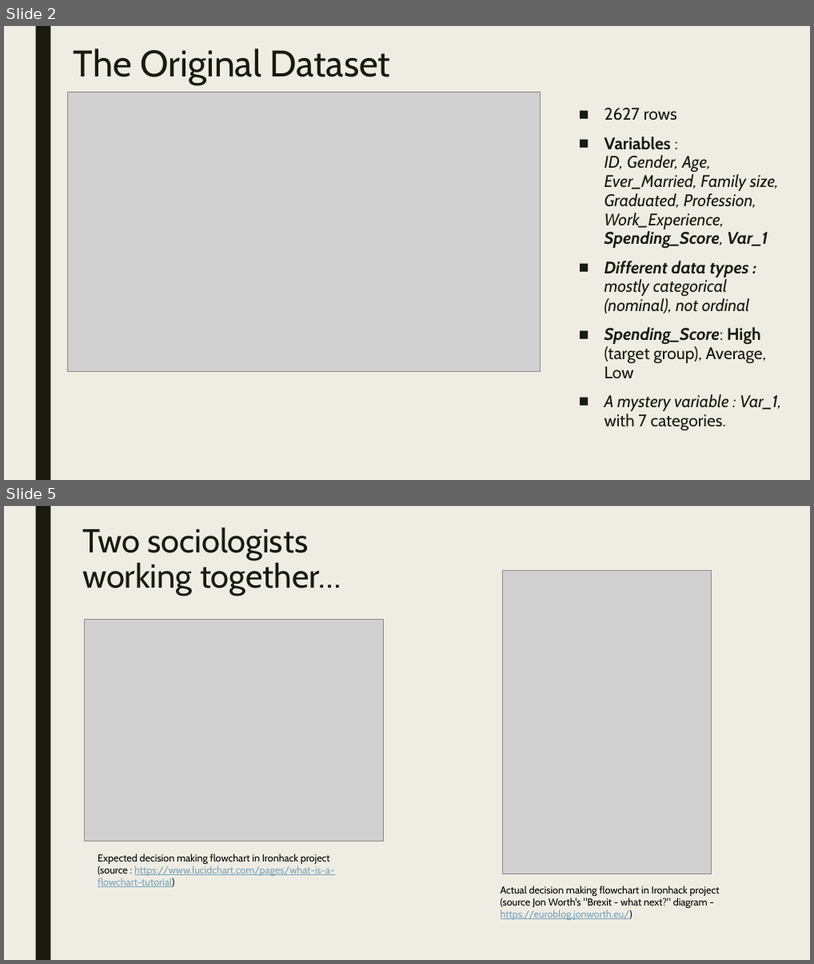
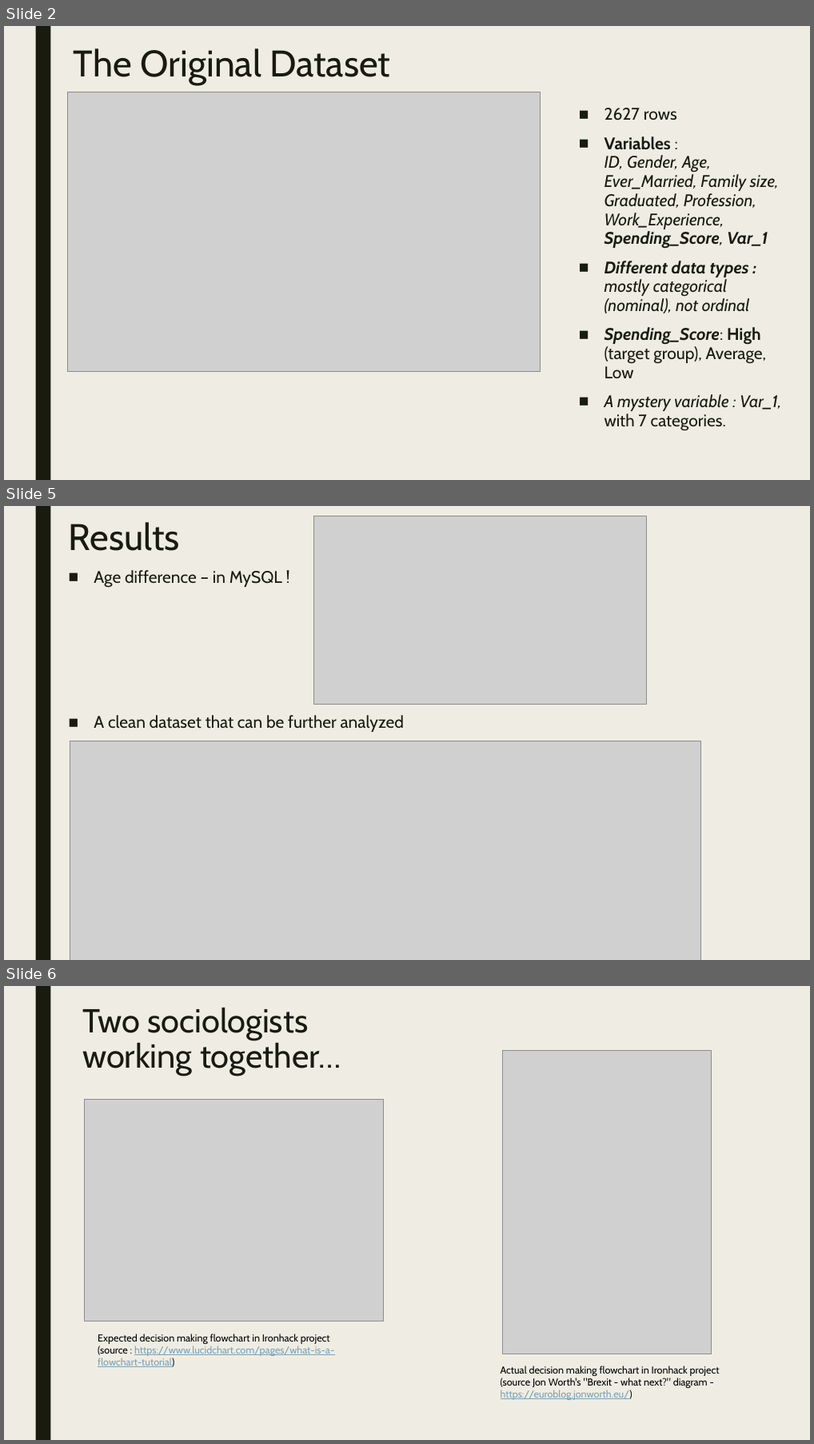
Before and after one commit to tatdef/IH_project3_NewMarkets, a slide deck: [Version 2] Project 3 - New Markets - Tatiana & Yuchen.pptx. Shown one above the other, each under a label of ours: slides 2 and 5 before the commit, slides 2, 5 and 6 after it; the slides between them are not shown. The pictures are 814x964 and 814x1444 pixels, drawn with LibreOffice and Linux fonts; fonts in the diff are those of the drawing; grey boxes stand for pictures. Boxes give left, top, right and bottom in pixels: in the first picture for what was removed or moved away, otherwise in the second. Text is boxed around its words. In the diff, an @@ line names an element or a change of style, - is before the commit and + after.

```diff
--- a/[Version 2] Project 3 - New Markets - Tatiana & Yuchen.pptx
+++ b/[Version 2] Project 3 - New Markets - Tatiana & Yuchen.pptx
@@ slide 5 added at (4, 506, 810, 960), background #EFEDE3; not listed: 1 template element that a slide beside it also shows @@
@@ title added at (69, 522, 180, 551), 44 pt, text #191B0E @@
+Results
@@ picture added at (314, 516, 647, 704) @@
@@ text added at (94, 570, 404, 732), 20 pt, text #191B0E @@
+■ Age difference – in MySQL !
+■ A clean dataset that can be further analyzed
@@ picture added at (70, 740, 701, 960) @@
@@ what was slide 5 is now slide 6 @@
```
Also in this commit, not shown: 2 slides changed, 3 other files.
